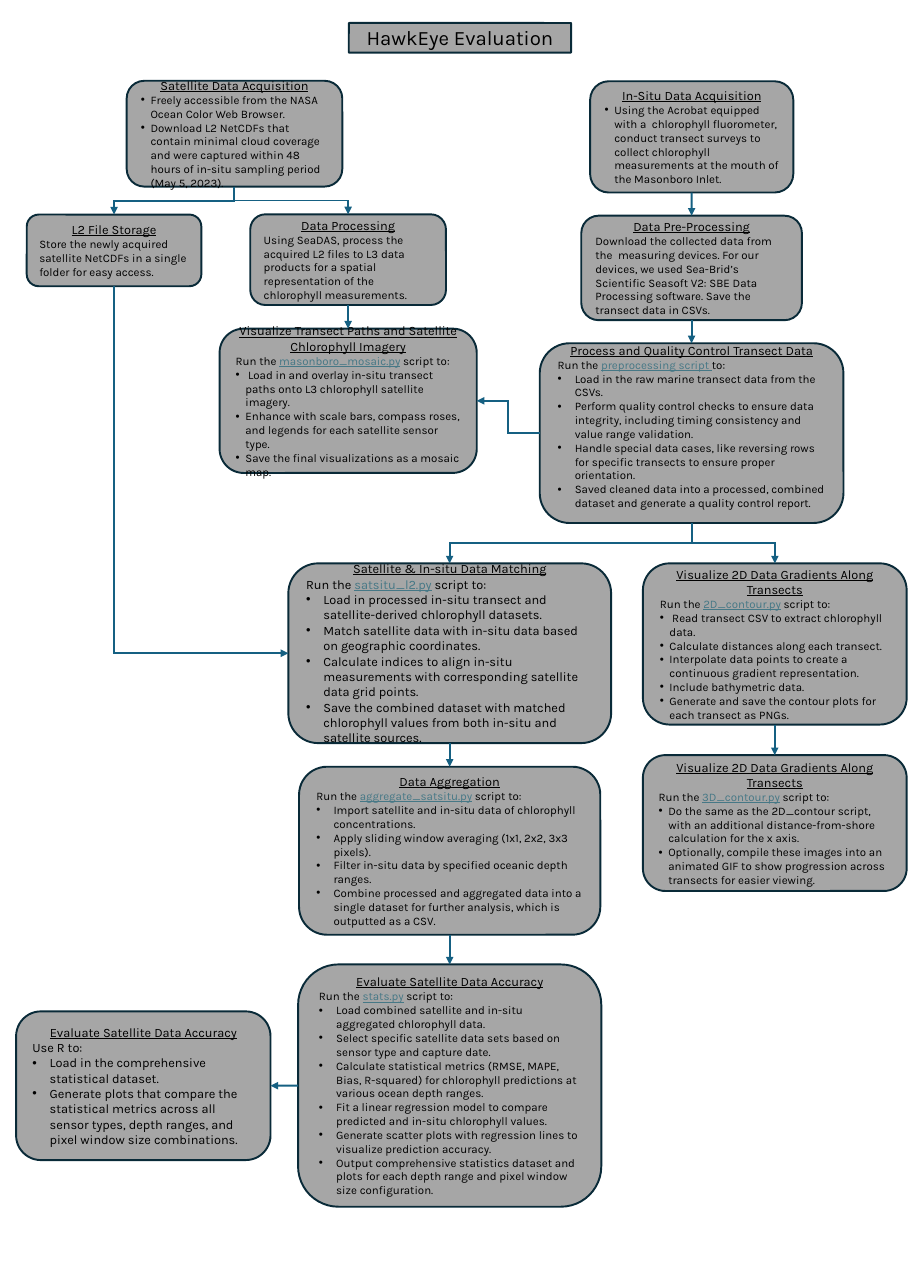
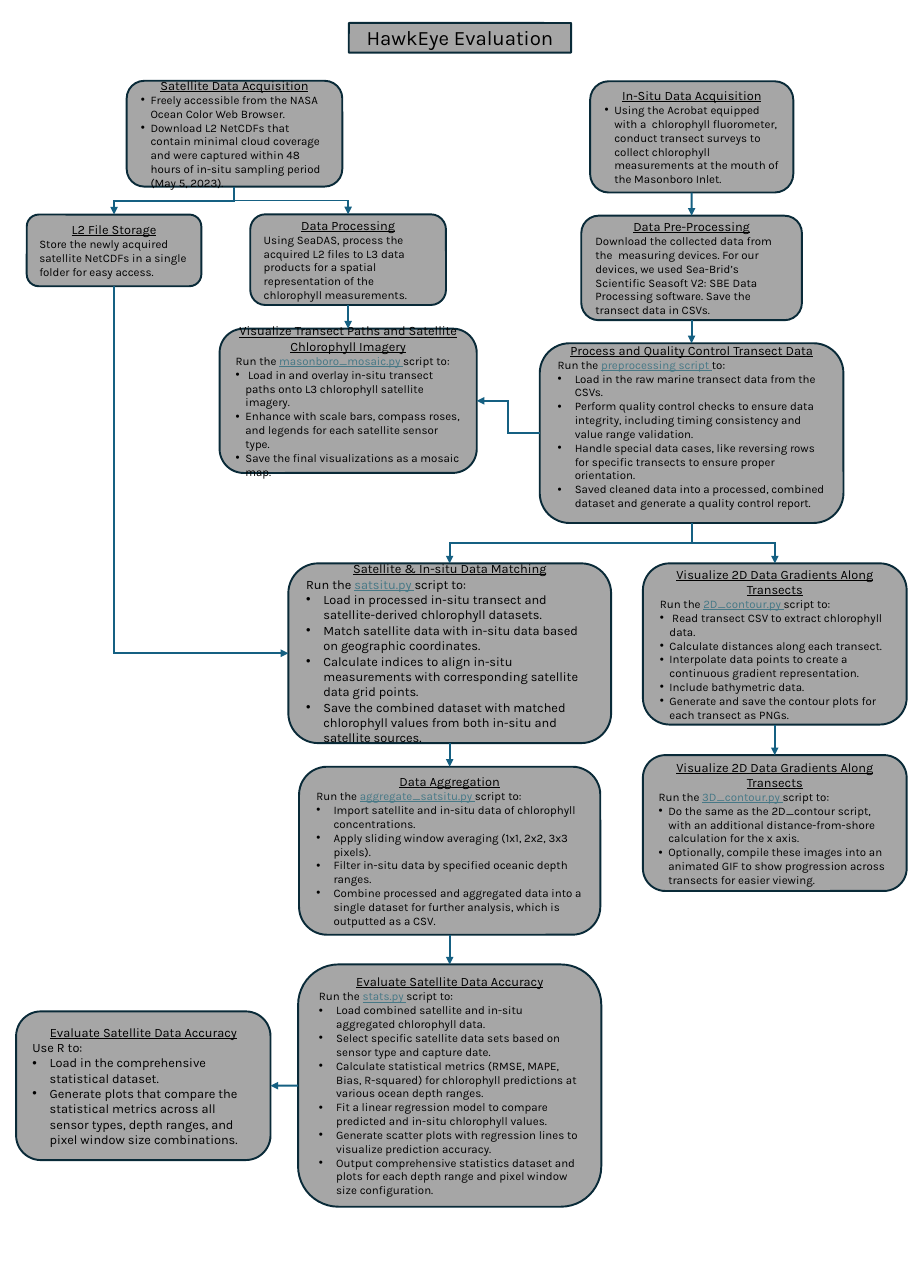
Before and after one commit to COAST-Lab/HawkEye_Evaluation, a slide deck: slide 1 of public/thesis_flowchart.pptx. Drawn at 920x1288 pixels with LibreOffice and Linux fonts; fonts in the diff are those of the drawing. Boxes give left, top, right and bottom in pixels: in the first picture for what was removed or moved away, otherwise in the second. Text is boxed around its words. In the diff, an @@ line names an element or a change of style, - is before the commit and + after.

```diff
--- a/public/thesis_flowchart.pptx
+++ b/public/thesis_flowchart.pptx
@@ text in rounded rectangle at bbox=[306, 580, 466, 592]: text changed @@
-Run the satsitu_l2.py script to:
+Run the satsitu.py script to:
```
Also in this commit, not shown: 2 other files.
